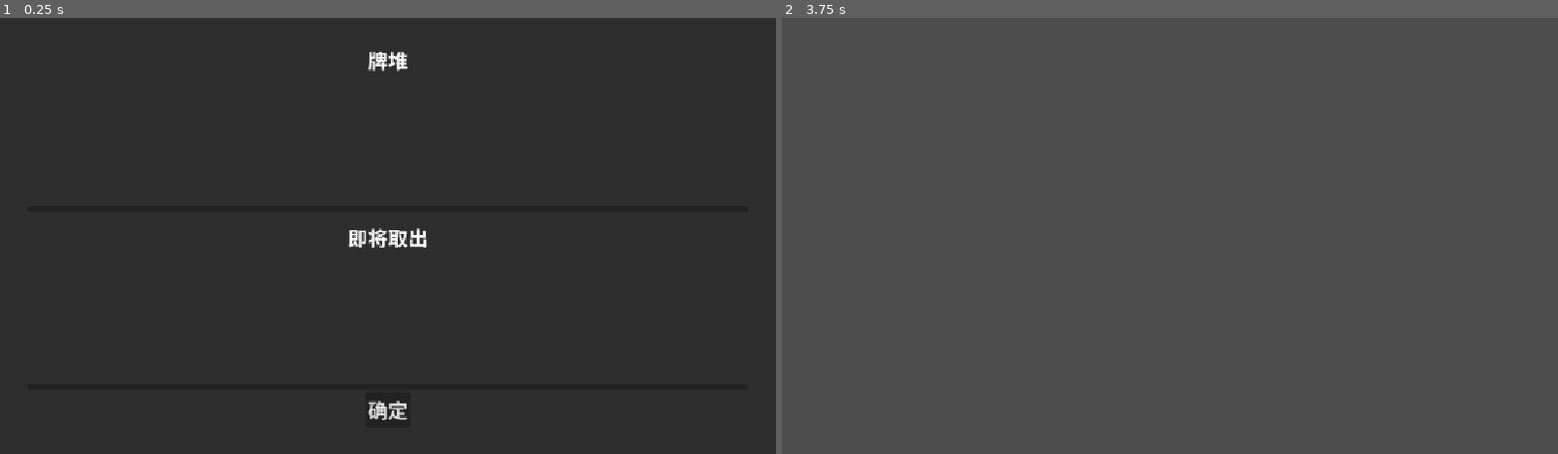
Above: before the commit, frames 1-2 (left to right).
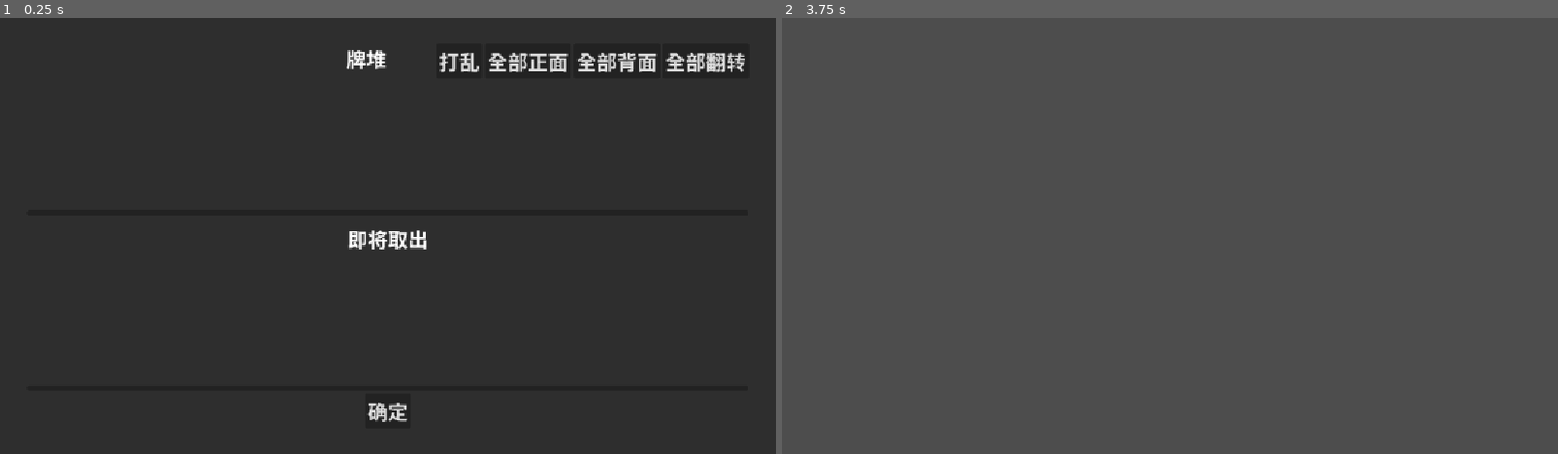
Above: after the commit, the same moments.

Repository: Frankhuex/hjgao
Game: Godot game, scene res://DeckViewerUI.tscn
Same seed, same stepped clock (60 frames per second), same inputs: the game is played once before the commit and once after it. This scene is started directly instead of the project's main scene.
Inputs (mouse positions are in pixels of both pictures, inside the frame that each line leads up to):
- Up to frame 1 (0.25 s): no input
- Up to frame 2 (3.75 s): click (1239, 61) at 0.5 s, where only the run after the commit has a clickable "打乱"; click (1309, 61) at 1.25 s, where only the run after the commit has a clickable "全部正面"; click (1402, 61) at 2 s, where only the run after the commit has a clickable "全部背面"; click (1488, 61) at 2.75 s, where only the run after the commit has a clickable "全部翻转"; click "确定" at 3.5 s

The runs differ from the first frame. In frame 1, 1.6% of the frame differs, in the area x 44-96%, y 7-93%; in frame 2, nothing differs.

Commit message:
JSON读取

Diff:
--- a/DeckViewerUI.tscn
+++ b/DeckViewerUI.tscn
@@ -27,12 +27,44 @@
 [node name="VBox" type="VBoxContainer" parent="Margin" unique_id=1428150827]
 layout_mode = 2
 
-[node name="Label_Top" type="Label" parent="Margin/VBox" unique_id=246684071]
+[node name="TopContainer" type="HBoxContainer" parent="Margin/VBox" unique_id=1213593273]
 layout_mode = 2
+
+[node name="Label_Top" type="Label" parent="Margin/VBox/TopContainer" unique_id=246684071]
+layout_mode = 2
+size_flags_horizontal = 10
 size_flags_vertical = 0
 theme_override_font_sizes/font_size = 30
 text = "牌堆"
 horizontal_alignment = 1
+
+[node name="Top_Btns" type="HBoxContainer" parent="Margin/VBox/TopContainer" unique_id=183764756]
+layout_mode = 2
+size_flags_horizontal = 10
+
+[node name="Btn_Shuffle" type="Button" parent="Margin/VBox/TopContainer/Top_Btns" unique_id=869661463]
+layout_mode = 2
+size_flags_horizontal = 6
+theme_override_font_sizes/font_size = 30
+text = "打乱"
+
+[node name="Btn_AllFront" type="Button" parent="Margin/VBox/TopContainer/Top_Btns" unique_id=2039207073]
+layout_mode = 2
+size_flags_horizontal = 6
+theme_override_font_sizes/font_size = 30
+text = "全部正面"
+
+[node name="Btn_AllBack" type="Button" parent="Margin/VBox/TopContainer/Top_Btns" unique_id=1462089687]
+layout_mode = 2
+size_flags_horizontal = 6
+theme_override_font_sizes/font_size = 30
+text = "全部背面"
+
+[node name="Btn_AllFlip" type="Button" parent="Margin/VBox/TopContainer/Top_Btns" unique_id=2005582934]
+layout_mode = 2
+size_flags_horizontal = 6
+theme_override_font_sizes/font_size = 30
+text = "全部翻转"
 
 [node name="Scroll_Top" type="ScrollContainer" parent="Margin/VBox" unique_id=1679606086]
 custom_minimum_size = Vector2(0, 200)
--- /dev/null
+++ b/bfc.json
@@ -0,0 +1,34 @@
+{
+	"deck_template": {
+		"card_name_to_card_template": {
+			"你居垦": {
+				"name": "你居垦",
+				"count": 3,
+				"description": "徐启星开发的AI"
+			},
+			"梅州干度": {
+				"name": "梅州干度",
+				"count": 2,
+				"description": "梅川千夏开发的AI"
+			}
+		},
+		"ordered_card_names": [
+			"梅州干度",
+            "你居垦"
+		]
+	},
+	"card_ID_to_card_name": {
+		"1": "你居垦",
+		"2": "你居垦",
+		"3": "你居垦",
+		"4": "梅州干度",
+		"5": "梅州干度"
+	},
+	"card_ID_to_is_front": {
+		"1": true,
+		"2": false,
+		"3": true,
+		"4": false,
+		"5": true
+	}
+}
--- a/card_database.gd
+++ b/card_database.gd
@@ -16,7 +16,7 @@
 	},
 	[njk_tmpl.name, mcqx_tmpl.name]
 )
-var deck_instance := DeckInstance.new(
+var deck_instance1 := DeckInstance.new(
 	deck_tmpl,
 	{
 		1: njk_tmpl.name,
@@ -29,6 +29,35 @@
 		8: mcqx_tmpl.name
 	}
 )
+
+var deck_instance := load_deck_instance_from_json("res://bfc.json")
+
+func load_deck_instance_from_json(file_path: String) -> DeckInstance:
+	return DeckInstance.load_from_json(load_json_file(file_path))
+
+func load_json_file(file_path: String) -> Variant:
+	# 1. 检查文件是否存在
+	if not FileAccess.file_exists(file_path):
+		print("文件不存在！")
+		return null
+	# 2. 打开并读取内容
+	var file = FileAccess.open(file_path, FileAccess.READ)
+	var content = file.get_as_text()
+	file.close() # 养成好习惯，读完关闭
+
+	# 3. 解析 JSON 字符串
+	var json = JSON.new()
+	var error = json.parse(content)
+
+	if error == OK:
+		# 解析成功，返回数据（通常是 Dictionary 或 Array）
+		return json.data
+	else:
+		print("JSON 解析失败: ", json.get_error_message(), " 行数: ", json.get_error_line())
+		return null
+
+func export_deck_instance() -> String:
+	return deck_instance.serialize_to_json()
 
 func get_all_IDs() -> Array[int]:
 	return deck_instance.card_ID_to_card_name.keys()
@@ -44,6 +73,9 @@
 	deck_instance.card_ID_to_is_front[id] = not is_front
 	return not is_front
 
+func flip_to(id: int, is_front: bool):
+	deck_instance.card_ID_to_is_front[id] = is_front
+
 func get_card_template(id: int) -> CardTemplate:
 	var card_name := deck_instance.card_ID_to_card_name[id]
 	return deck_instance.deck_template.card_name_to_card_template[card_name]
--- a/card_template.gd
+++ b/card_template.gd
@@ -10,9 +10,28 @@
 	self.count = count
 	self.description = description
 
-func to_dict() -> Dictionary:
+func to_dict() -> Dictionary[String, Variant]:
 	return {
 		"name": name,
 		"count": count,
 		"description": description
 	}
+
+static func load_from_json(input: Variant) -> CardTemplate:
+	if not (input is Dictionary):
+		push_error("Failed to load CardTemplate from JSON. Input must be Dictionary[String, Variant].")
+		return null
+	var dict: Dictionary = input
+	if not dict.has("name"):
+		push_error("Failed to load CardTemplate from JSON. Field 'name' not found.")
+		return null
+
+	var raw_count = dict.get("count", 1)
+	if not (Util.is_number(raw_count)):
+		push_error("CardTemplate 加载失败：'count' 必须是数字")
+		return null
+
+	var name: String = str(dict["name"])
+	var count: int = int(raw_count) # 强制转为 int
+	var description: String = str(dict.get("description", ""))
+	return CardTemplate.new(name, count, description)
--- a/deck_instance.gd
+++ b/deck_instance.gd
@@ -2,20 +2,92 @@
 extends Resource
 
 @export var deck_template: DeckTemplate
-@export var card_ID_to_card_name: Dictionary[int,String]
+@export var card_ID_to_card_name: Dictionary[int, String]
 @export var card_ID_to_is_front: Dictionary[int, bool]
 
-func _init(deck_template: DeckTemplate, card_ID_to_card_name: Dictionary[int,String]):
+func _init(deck_template: DeckTemplate, card_ID_to_card_name: Dictionary[int,String], card_ID_to_is_front: Dictionary[int, bool] = {}):
 	self.deck_template = deck_template
 	self.card_ID_to_card_name = card_ID_to_card_name
-	self.card_ID_to_is_front = {}
+	self.card_ID_to_is_front = card_ID_to_is_front
 	for card_ID in card_ID_to_card_name.keys():
-		self.card_ID_to_is_front[card_ID] = false
+		if not card_ID_to_is_front.has(card_ID):
+			self.card_ID_to_is_front[card_ID] = false
 
 # 将整个卡组转为 JSON 字符串
 func serialize_to_json() -> String:
 	var output: Dictionary[String,Variant] = {}
 	output["deck_template"] = deck_template.to_dict()
-	output["card_ID_to_card_name"] = card_ID_to_card_name
-	output["card_ID_to_is_front"] = card_ID_to_is_front
+	output["card_ID_to_card_name"] = card_ID_to_card_name # Dictionary[String, String], int变String了
+	output["card_ID_to_is_front"] = card_ID_to_is_front # Dictionary[String, bool]
 	return JSON.stringify(output, "\t") # "\t" 让输出的 JSON 带缩进，方便阅读
+
+static func load_from_json(input: Variant) -> DeckInstance:
+	if not (input is Dictionary):
+		push_error("Failed to load DeckInstance: input must be Dictionary.")
+		return null # 记得补上 return null
+
+	var dict: Dictionary = input
+
+	# 1. 加载模板
+	if not dict.has("deck_template"):
+		push_error("Failed to load DeckInstance: deck_template not found.")
+		return null
+
+	# 注意这里你写的是 load_from_json，如果它接收的是 dict，建议确认方法名
+	var deck_template: DeckTemplate = DeckTemplate.load_from_json(dict["deck_template"])
+	if not deck_template:
+		push_error("Failed to load DeckInstance: deck_template wrong format.")
+		return null
+
+	# 2. 解析 Card ID 映射
+	var card_ID_to_card_name: Dictionary[int, String] = {} # 键存 int
+	var card_name_to_count: Dictionary[String, int] = {}
+
+	var raw_id_map = dict.get("card_ID_to_card_name")
+
+	if raw_id_map == null:
+		# 情况 A：没有映射，根据模板自动生成 ID
+		var cur_ID := 1
+		for card_name in deck_template.card_name_to_card_template:
+			var card_tmpl = deck_template.card_name_to_card_template[card_name]
+			for i in range(card_tmpl.count):
+				card_ID_to_card_name[cur_ID] = card_name
+				cur_ID += 1
+	elif not (raw_id_map is Dictionary):
+		push_error("Failed to load DeckInstance: card_ID_to_card_name must be Dictionary.")
+		return null
+	else:
+		# 情况 B：从 JSON 恢复映射
+		for card_ID_str in raw_id_map:
+			if not card_ID_str.is_valid_int():
+				push_error("Failed to load DeckInstance: card_ID must be integer string.")
+				return null
+
+			var card_name = str(raw_id_map[card_ID_str])
+			card_ID_to_card_name[int(card_ID_str)] = card_name
+
+			card_name_to_count[card_name] = card_name_to_count.get(card_name, 0) + 1
+
+		# 校验数量是否匹配模板
+		for card_name in card_name_to_count:
+			var tmpl_map = deck_template.card_name_to_card_template
+			if not card_name in tmpl_map or card_name_to_count[card_name] != tmpl_map[card_name].count:
+				push_error("Failed to load DeckInstance: count doesn't match deck_template for " + card_name)
+				return null
+
+	# 3. 解析正反面状态
+	var card_ID_to_is_front: Dictionary[int, bool] = {}
+	var raw_front_map = dict.get("card_ID_to_is_front", {})
+
+	if not (raw_front_map is Dictionary):
+		push_error("Failed to load DeckInstance: card_ID_to_is_front must be Dictionary.")
+		return null
+
+	for card_ID in card_ID_to_card_name:
+		var val = raw_front_map.get(str(card_ID), false) # JSON key 是字符串
+		if not (val is bool): # 修正语法错误
+			push_error("Failed to load DeckInstance: is_front value must be bool.")
+			return null
+		card_ID_to_is_front[card_ID] = val
+
+	return DeckInstance.new(deck_template, card_ID_to_card_name, card_ID_to_is_front)
--- a/deck_template.gd
+++ b/deck_template.gd
@@ -10,7 +10,7 @@
 
 func to_dict() -> Dictionary[String,Variant]:
 	var output: Dictionary[String,Variant] = {}
-	var card_name_to_card_template_dict: Dictionary[String,Dictionary] = {}
+	var card_name_to_card_template_dict: Dictionary[String, Dictionary] = {}
 	for key in card_name_to_card_template:
 		card_name_to_card_template_dict[key] = card_name_to_card_template[key].to_dict()
 
@@ -20,3 +20,45 @@
 
 func serialize_to_json() -> String:
 	return JSON.stringify(to_dict(), "\t") # "\t" 让输出的 JSON 带缩进，方便阅读
+
+static func load_from_json(input: Variant) -> DeckTemplate:
+	if not (input is Dictionary):
+		push_error("Failed to load DeckTemplate: input must be Dictionary")
+
+	var dict: Dictionary = input
+
+	# 1. 获取子字典
+	var raw_card_map = dict.get("card_name_to_card_template", {})
+	if not (raw_card_map is Dictionary):
+		push_error("Failed to load DeckTemplate: card_name_to_card_template must be Dictionary")
+		return null
+
+	# 2. 初始化字典（必须赋值为 {}，否则它是 null）
+	var card_name_to_card_template: Dictionary[String, Variant] = {}
+
+	for card_name in raw_card_map:
+		var card_tmpl_data = raw_card_map[card_name]
+		if not (card_tmpl_data is Dictionary):
+			push_error("Failed to load DeckTemplate: card_template must be Dictionary")
+			return null
+
+		# 调用 CardTemplate 的加载逻辑
+		var tmpl = CardTemplate.load_from_json(card_tmpl_data)
+		if not tmpl:
+			push_error("Failed to load DeckTemplate: card_template 格式错误")
+			return null
+		card_name_to_card_template[card_name] = tmpl
+
+	# 3. 处理有序列表
+	var ordered_card_names: Array[String] = []
+	if not dict.has("ordered_card_names"):
+		ordered_card_names = card_name_to_card_template.keys()
+		ordered_card_names.sort()
+	elif dict["ordered_card_names"] is Array:
+		# 关键：必须用 assign，因为 JSON 读出来的是 Array (Variant)
+		ordered_card_names.assign(dict["ordered_card_names"])
+	else:
+		push_error("Failed: ordered_card_names must be Array[String]")
+		return null
+
+	return DeckTemplate.new(card_name_to_card_template, ordered_card_names)
--- a/deck_viewer_ui.gd
+++ b/deck_viewer_ui.gd
@@ -11,6 +11,11 @@
 @onready var list_bottom   := $Margin/VBox/Scroll_Bottom/List_Bottom
 @onready var drag_preview  := $DragPreview
 @onready var separator     := $Margin/VBox/HSeparator
+@onready var btn_shuffle   := $Margin/VBox/TopContainer/Top_Btns/Btn_Shuffle
+@onready var btn_all_front := $Margin/VBox/TopContainer/Top_Btns/Btn_AllFront
+@onready var btn_all_back  := $Margin/VBox/TopContainer/Top_Btns/Btn_AllBack
+@onready var btn_all_flip  := $Margin/VBox/TopContainer/Top_Btns/Btn_AllFlip
+@onready var btn_draw      := $Margin/VBox/BottomBar/Btn_Draw
 
 # 载入你的 UI 卡牌场景
 var ui_card_scene := preload("res://UICard.tscn")
@@ -25,7 +30,11 @@
 var target_index : int       = 0
 
 func _ready() -> void:
-	$Margin/VBox/BottomBar/Btn_Draw.pressed.connect(confirm_draw)
+	btn_shuffle.pressed.connect(_on_shuffle_pressed)
+	btn_all_front.pressed.connect(_on_all_front_pressed)
+	btn_all_back.pressed.connect(_on_all_back_pressed)
+	btn_all_flip.pressed.connect(_on_all_flip_pressed)
+	btn_draw.pressed.connect(confirm_draw)
 
 	$Margin.mouse_filter = Control.MOUSE_FILTER_STOP
 
@@ -65,6 +74,25 @@
 			# 恢复可见度，并强行启动拖拽
 			injected_card.modulate.a = 1.0
 			_force_start_drag(injected_card)
+
+func _on_shuffle_pressed():
+	var children = list_top.get_children()
+	children.shuffle() # 打乱这个临时数组
+	# 按照打乱后的数组顺序，重新排列场景树中的节点
+	for i in range(children.size()):
+		list_top.move_child(children[i], i)
+
+func _on_all_front_pressed():
+	for child in list_top.get_children():
+		child.flip_to(true)
+
+func _on_all_back_pressed():
+	for child in list_top.get_children():
+		child.flip_to(false)
+
+func _on_all_flip_pressed():
+	for child in list_top.get_children():
+		child.flip()
 
 # _force_start_drag 也是同理，只设 offset，隐藏本体，创建替身，不建占位符
 func _force_start_drag(card: UICard) -> void:
--- a/pile.gd
+++ b/pile.gd
@@ -205,3 +205,6 @@
 		new_card.is_dragging = false
 		new_card.is_dragged_from_pile = false
 		card_sorter.register_card(new_card)
+
+#func shuffle():
+	#card_ID_stack.shuffle()
--- a/save.json
+++ /dev/null
@@ -1,3 +0,0 @@
-{
-
-}
--- a/ui_card.gd
+++ b/ui_card.gd
@@ -24,7 +24,12 @@
 	material.set_shader_parameter(IS_SOLID_WHITE, CardDatabase.instance().is_front(card_ID))
 
 func flip():
-	var is_front := CardDatabase.instance().flip(card_ID)
+	CardDatabase.instance().flip(card_ID)
+	set_shader()
+	set_text()
+
+func flip_to(is_front: bool):
+	CardDatabase.instance().flip_to(card_ID, is_front)
 	set_shader()
 	set_text()
 
--- /dev/null
+++ b/util.gd
@@ -0,0 +1,24 @@
+class_name Util
+extends Node
+
+static func map_dict_values(dict: Dictionary, function: Callable) -> Dictionary:
+	var result = {}
+	for key in dict:
+		var func_result = function.call(dict[key])
+		if not func_result:
+			print("map_dict_values: function call failed for key " + key)
+			continue
+		result[key] = func_result
+	return result
+
+static func is_number(v: Variant) -> bool:
+	return typeof(v) == TYPE_INT or typeof(v) == TYPE_FLOAT
+
+static func is_string_array(v: Variant) -> bool:
+	# 1. 首先必须是一个数组
+	if typeof(v) != TYPE_ARRAY:
+		return false
+
+	# 2. 检查数组的内置类型约束
+	# TYPE_STRING 的枚举值是 4
+	return v.get_typed_builtin() == TYPE_STRING
Not shown, changed: export_presets.cfg
Not shown, added: util.gd.uid
Not shown, removed: .DS_Store
